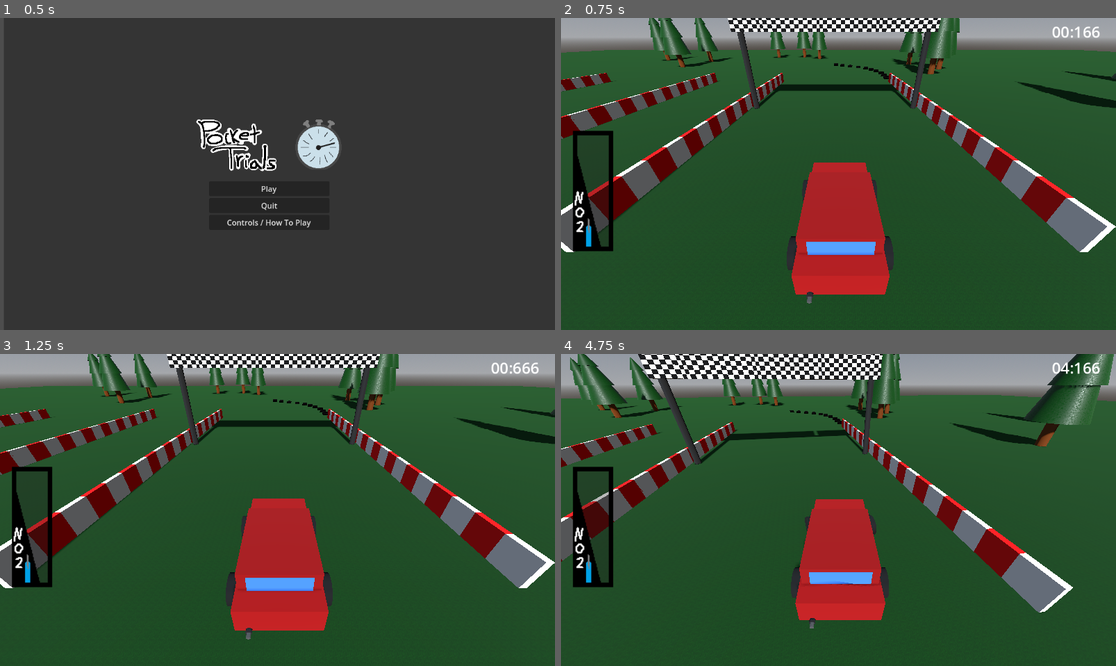
Above: before the commit, frames 1-4 (two rows, left to right).
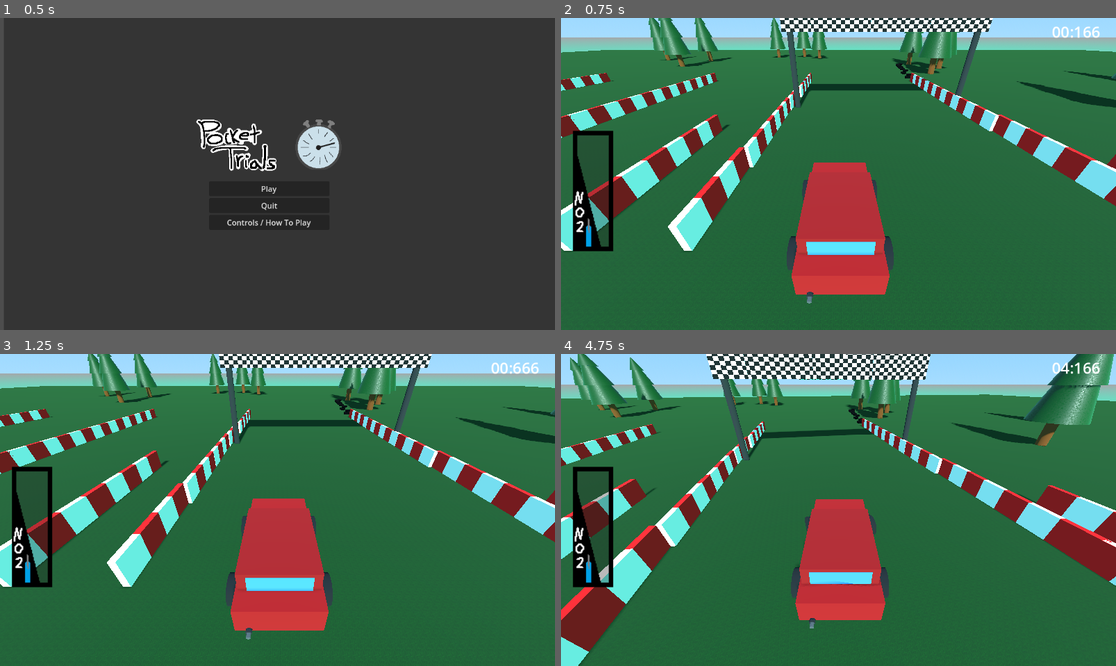
Above: after the commit, the same moments.

Repository: JohnMarkHarris843/PocketTrials
Game: Godot game, scene res://scenes/main_menu/main_menu.tscn
The game is run twice, just before and just after one commit, with the same random seed, the same clock (stepped at 60 frames per second) and the same inputs.
Inputs:
- Up to frame 1 (0.5 s): no input
- Up to frame 2 (0.75 s): click "Play" at 0.5 s
- Up to frame 3 (1.25 s): no input
- Up to frame 4 (4.75 s): hold D (right) 1.28-2.03 s; hold E (boost) 1.28-2.03 s; hold S (reverse) 2.03-2.78 s; tap Space (drift) at 2.1, 3.6 s; hold D (right) 2.78-3.53 s; hold E (boost) 2.78-3.53 s; hold W (forward) 3.53-4.28 s; hold A (left) from 4.28 s (still down); hold E (boost) from 4.28 s (still down)

Frame 1 is identical in both runs. In frame 2, 67% of the frame differs, in the area x 0-100%, y 0-100%; in frame 3, 67%; in frame 4, 69%.

Commit message:
recorded videos, sky changes, and checked out road builder script

Diff:
--- a/3d-game/scenes/game/game.tscn
+++ b/3d-game/scenes/game/game.tscn
@@ -34,6 +34,10 @@
 data = PackedVector3Array(50, 0, 50, -50, 0, 50, 50, 0, -50, -50, 0, 50, -50, 0, -50, 50, 0, -50)
 
 [sub_resource type="ProceduralSkyMaterial" id="ProceduralSkyMaterial_sul5r"]
+sky_top_color = Color(0.46666667, 0.7882353, 1, 1)
+sky_horizon_color = Color(0.6509804, 0.8666667, 1, 1)
+ground_bottom_color = Color(0.28710002, 0.99, 0.814275, 1)
+ground_curve = 0.024622926
 
 [sub_resource type="Sky" id="Sky_7h61r"]
 sky_material = SubResource("ProceduralSkyMaterial_sul5r")
@@ -48,7 +52,7 @@
 [sub_resource type="Curve3D" id="Curve3D_2a8rs"]
 closed = true
 _data = {
-"points": PackedVector3Array(0, 0, 0, 0, 0, 0, 0.024085581, 0.084278464, -0.8580013, 0, 0, 0, 0, 0, 0, -0.093044996, -0.08547592, -29.374474, 0, 0, 0, 0, 0, 0, 36.655388, -0.07441485, -30.392956, 0, 0, 0, 0, 0, 0, 37.419582, -0.06073703, 18.821753, 0, 0, 0, 0, 0, 0, -0.33509254, -0.024077058, 21.12075),
+"points": PackedVector3Array(0, 0, 0, 0, 0, 0, 0.024085581, 0.084278464, -0.8580013, 0, 0, 0, 0, 0, 0, -0.093044996, 0.2293737, -29.374474, 0, 0, 0, 0, 0, 0, 36.655388, 0.03929782, -30.392956, 0, 0, 0, 0, 0, 0, 37.419582, -0.30922973, 18.821753, 0, 0, 0, 0, 0, 0, -0.33509254, 0.3371011, 21.12075),
 "tilts": PackedFloat32Array(0, 0, 0, 0, 0)
 }
 point_count = 5
@@ -65,7 +69,7 @@
 [node name="Floor" type="StaticBody3D" parent="."]
 
 [node name="MeshInstance3D" type="MeshInstance3D" parent="Floor"]
-transform = Transform3D(1, 0, 0, 0, 1, 0, 0, 0, 1, -0.318, 0, 0.104)
+transform = Transform3D(1, 0, 0, 0, 1, 0, 0, 0, 1, -0.453375, 0.02685833, 0.106681734)
 material_override = SubResource("StandardMaterial3D_klmno")
 mesh = SubResource("PlaneMesh_c1y5s")
 
@@ -95,7 +99,7 @@
 [node name="Node3D" parent="walls/segment" instance=ExtResource("4_kelw5")]
 
 [node name="Node3D2" parent="walls/segment" instance=ExtResource("4_kelw5")]
-transform = Transform3D(1, 0, 0, 0, 1, 0, 0, 0, 1, 6.5, 0, 0)
+transform = Transform3D(1, 0, 0, 0, 1, 0, 0, 0, 1, 8.976915, 0, 0)
 
 [node name="segment2" type="Node3D" parent="walls"]
 transform = Transform3D(1, 0, 0, 0, 1, 0, 0, 0, 1, 0, 0, -1.9944553)
@@ -103,54 +107,60 @@
 [node name="Node3D" parent="walls/segment2" instance=ExtResource("4_kelw5")]
 
 [node name="Node3D2" parent="walls/segment2" instance=ExtResource("4_kelw5")]
-transform = Transform3D(1, 0, 0, 0, 1, 0, 0, 0, 1, 6.5, 0, 0)
+transform = Transform3D(1, 0, 0, 0, 1, 0, 0, 0, 1, 7.861886, 0, 3.3328218)
 
 [node name="segment3" type="Node3D" parent="walls"]
 transform = Transform3D(1, 0, 0, 0, 1, 0, 0, 0, 1, 0, 0, -3.9473715)
 
 [node name="Node3D" parent="walls/segment3" instance=ExtResource("4_kelw5")]
+transform = Transform3D(1, 0, 0, 0, 1, 0, 0, 0, 1, 1.5881791, 0, 0)
 
 [node name="Node3D2" parent="walls/segment3" instance=ExtResource("4_kelw5")]
-transform = Transform3D(1, 0, 0, 0, 1, 0, 0, 0, 1, 6.5, 0, 0)
+transform = Transform3D(1, 0, 0, 0, 1, 0, 0, 0, 1, 7.7660217, 0, 0)
 
 [node name="segment4" type="Node3D" parent="walls"]
 transform = Transform3D(1, 0, 0, 0, 1, 0, 0, 0, 1, 0, 0, -5.941827)
 
 [node name="Node3D" parent="walls/segment4" instance=ExtResource("4_kelw5")]
+transform = Transform3D(1, 0, 0, 0, 1, 0, 0, 0, 1, 1.6207919, 0, 0)
 
 [node name="Node3D2" parent="walls/segment4" instance=ExtResource("4_kelw5")]
-transform = Transform3D(1, 0, 0, 0, 1, 0, 0, 0, 1, 6.5, 0, 0)
+transform = Transform3D(1, 0, 0, 0, 1, 0, 0, 0, 1, 7.7594113, 0, 0)
 
 [node name="segment5" type="Node3D" parent="walls"]
 transform = Transform3D(1, 0, 0, 0, 1, 0, 0, 0, 1, 0, 0, -7.910289)
 
 [node name="Node3D" parent="walls/segment5" instance=ExtResource("4_kelw5")]
+transform = Transform3D(1, 0, 0, 0, 1, 0, 0, 0, 1, 1.7086787, 0, 0)
 
 [node name="Node3D2" parent="walls/segment5" instance=ExtResource("4_kelw5")]
-transform = Transform3D(1, 0, 0, 0, 1, 0, 0, 0, 1, 6.5, 0, 0)
+transform = Transform3D(1, 0, 0, 0, 1, 0, 0, 0, 1, 7.7744246, 0, 0)
 
 [node name="segment6" type="Node3D" parent="walls"]
 transform = Transform3D(1, 0, 0, 0, 1, 0, 0, 0, 1, 0, 0, -9.904744)
 
 [node name="Node3D" parent="walls/segment6" instance=ExtResource("4_kelw5")]
+transform = Transform3D(1, 0, 0, 0, 1, 0, 0, 0, 1, 1.7195663, 0, 0)
 
 [node name="Node3D2" parent="walls/segment6" instance=ExtResource("4_kelw5")]
-transform = Transform3D(1, 0, 0, 0, 1, 0, 0, 0, 1, 6.5, 0, 0)
+transform = Transform3D(1, 0, 0, 0, 1, 0, 0, 0, 1, 7.8048854, 0, 0)
 
 [node name="segment7" type="Node3D" parent="walls"]
 
 [node name="Node3D" parent="walls/segment7" instance=ExtResource("4_kelw5")]
+transform = Transform3D(1, 0, 0, 0, 1, 0, 0, 0, 1, 1.5064726, 0, 0)
 
 [node name="Node3D2" parent="walls/segment7" instance=ExtResource("4_kelw5")]
-transform = Transform3D(1, 0, 0, 0, 1, 0, 0, 0, 1, 6.5, 0, 0)
+transform = Transform3D(1, 0, 0, 0, 1, 0, 0, 0, 1, 7.8668833, 0, 0)
 
 [node name="segment8" type="Node3D" parent="walls"]
 transform = Transform3D(1, 0, 0, 0, 1, 0, 0, 0, 1, 0, 0, -1.9944553)
 
 [node name="Node3D" parent="walls/segment8" instance=ExtResource("4_kelw5")]
+transform = Transform3D(1, 0, 0, 0, 1, 0, 0, 0, 1, 1.5830679, 0, 0)
 
 [node name="Node3D2" parent="walls/segment8" instance=ExtResource("4_kelw5")]
-transform = Transform3D(1, 0, 0, 0, 1, 0, 0, 0, 1, 6.5, 0, 0)
+transform = Transform3D(1, 0, 0, 0, 1, 0, 0, 0, 1, 7.865765, 0, 0)
 
 [node name="segment9" type="Node3D" parent="walls"]
 transform = Transform3D(1, 0, 0, 0, 1, 0, 0, 0, 1, -10.56456, 0, 0)
@@ -247,9 +257,11 @@
 [node name="Track" type="Node3D" parent="."]
 
 [node name="CenterPath" type="Path3D" parent="Track"]
+visible = false
 curve = SubResource("Curve3D_2a8rs")
 
 [node name="Roadbuilder" type="Node3D" parent="."]
+visible = false
 script = ExtResource("10_4j704")
 path_node = NodePath("../Track/CenterPath")
 
@@ -296,13 +308,13 @@
 transform = Transform3D(2, 0, 0, 0, 2, 0, 0, 0, 2, -7.515253, 2.3557858, 20.815952)
 
 [node name="Tree14" parent="trees" instance=ExtResource("2_7h61r")]
-transform = Transform3D(1.7402986, 0, 0.9855762, 0, 2, 0, -0.9855762, 0, 1.7402986, 6.7467012, 2.3557858, 19.500557)
+transform = Transform3D(1.7402986, 0, 0.9855762, 0, 2, 0, -0.9855762, 0, 1.7402986, 6.7467012, 2.3557858, 15.248264)
 
 [node name="Tree15" parent="trees" instance=ExtResource("2_7h61r")]
-transform = Transform3D(1.7402986, 0, 0.9855762, 0, 2, 0, -0.9855762, 0, 1.7402986, 12.426134, 2.3557858, 19.320255)
+transform = Transform3D(1.7402986, 0, 0.9855762, 0, 2, 0, -0.9855762, 0, 1.7402986, 12.426134, 2.3557858, 14.918671)
 
 [node name="Tree16" parent="trees" instance=ExtResource("2_7h61r")]
-transform = Transform3D(1.7402986, 0, 0.9855762, 0, 2, 0, -0.9855762, 0, 1.7402986, 9.486268, 2.3557858, 20.985178)
+transform = Transform3D(1.7402986, 0, 0.9855762, 0, 2, 0, -0.9855762, 0, 1.7402986, 9.486268, 2.3557858, 24.590717)
 
 [node name="Tree17" parent="trees" instance=ExtResource("2_7h61r")]
 transform = Transform3D(-1.9505767, 0, -0.44187146, 0, 2, 0, 0.44187146, 0, -1.9505767, -3.8665035, 2.3557858, -27.908236)
@@ -332,7 +344,7 @@
 transform = Transform3D(-0.9354937, 0, 1.9474653, 0, 2.422399, 0, -2.0206096, 0, -0.90162957, 7.0781612, 2.6596484, -17.622444)
 
 [node name="Node3D" parent="." instance=ExtResource("11_5jirj")]
-transform = Transform3D(-4.371139e-08, 0, 1, 0, 1, 0, -1, 0, -4.371139e-08, -4.6018214, 1.3275683, -6.106694)
+transform = Transform3D(-4.371139e-08, 0, 1, 0, 1, 0, -1, 0, -4.371139e-08, -3.0175076, 1.3275683, -6.106694)
 
 [node name="MultiMeshInstance3D" type="MultiMeshInstance3D" parent="."]
 multimesh = SubResource("MultiMesh_kp23o")
@@ -341,31 +353,31 @@
 transform = Transform3D(1, 0, 0, 0, 1, 0, 0, 0, 1, 0.31641436, 0, -2.6056805)
 
 [node name="tireStack" parent="tires" instance=ExtResource("3_0sr1o")]
-transform = Transform3D(0.15, 0, 0, 0, 0.15, 0, 0, 0, 0.15, 1.3709702, -0.015456945, -10.223913)
+transform = Transform3D(0.15, 0, 0, 0, 0.15, 0, 0, 0, 0.15, 2.7916362, -0.015456945, -10.223913)
 
 [node name="tireStack2" parent="tires" instance=ExtResource("3_0sr1o")]
-transform = Transform3D(0.15, 0, 0, 0, 0.15, 0, 0, 0, 0.15, 1.3709702, -0.015456945, -11.166997)
+transform = Transform3D(0.15, 0, 0, 0, 0.15, 0, 0, 0, 0.15, 3.1409068, -0.015456945, -11.166997)
 
 [node name="tireStack3" parent="tires" instance=ExtResource("3_0sr1o")]
-transform = Transform3D(0.15, 0, 0, 0, 0.15, 0, 0, 0, 0.15, 1.3709702, -0.015456945, -12.192286)
+transform = Transform3D(0.15, 0, 0, 0, 0.15, 0, 0, 0, 0.15, 3.0201044, -0.015456945, -12.192286)
 
 [node name="tireStack4" parent="tires" instance=ExtResource("3_0sr1o")]
-transform = Transform3D(0.14050816, 0, 0.052511487, 0, 0.14999999, 0, -0.052511487, 0, 0.14050816, 1.1637349, -0.015456945, -13.31355)
+transform = Transform3D(0.14050816, 0, 0.052511487, 0, 0.14999999, 0, -0.052511487, 0, 0.14050816, 3.463943, -0.015456945, -13.31355)
 
 [node name="tireStack5" parent="tires" instance=ExtResource("3_0sr1o")]
-transform = Transform3D(0.14050816, 0, 0.052511487, 0, 0.14999999, 0, -0.052511487, 0, 0.14050816, 0.8632531, -0.015456945, -14.117567)
+transform = Transform3D(0.14050816, 0, 0.052511487, 0, 0.14999999, 0, -0.052511487, 0, 0.14050816, 3.4269662, -0.015456945, -14.117567)
 
 [node name="tireStack6" parent="tires" instance=ExtResource("3_0sr1o")]
-transform = Transform3D(0.14050816, 0, 0.052511487, 0, 0.14999999, 0, -0.052511487, 0, 0.14050816, 0.5459802, -0.015456945, -14.966515)
+transform = Transform3D(0.14050816, 0, 0.052511487, 0, 0.14999999, 0, -0.052511487, 0, 0.14050816, 3.5098956, -0.015456945, -14.966515)
 
 [node name="tireStack7" parent="tires" instance=ExtResource("3_0sr1o")]
-transform = Transform3D(0.10528192, 0, 0.106844336, 0, 0.14999998, 0, -0.106844336, 0, 0.10528192, -0.047474742, -0.015456945, -15.681225)
+transform = Transform3D(0.10528192, 0, 0.106844336, 0, 0.14999998, 0, -0.106844336, 0, 0.10528192, 3.6500359, -0.015456945, -15.681225)
 
 [node name="tireStack8" parent="tires" instance=ExtResource("3_0sr1o")]
-transform = Transform3D(0.10528192, 0, 0.106844336, 0, 0.14999998, 0, -0.106844336, 0, 0.10528192, -0.71442056, -0.015456945, -16.338417)
+transform = Transform3D(0.10528192, 0, 0.106844336, 0, 0.14999998, 0, -0.106844336, 0, 0.10528192, 3.6856751, -0.015456945, -16.338417)
 
 [node name="tireStack9" parent="tires" instance=ExtResource("3_0sr1o")]
-transform = Transform3D(0.10528192, 0, 0.106844336, 0, 0.14999998, 0, -0.106844336, 0, 0.10528192, -1.3953359, -0.015456945, -17.009377)
+transform = Transform3D(0.10528192, 0, 0.106844336, 0, 0.14999998, 0, -0.106844336, 0, 0.10528192, 3.747436, -0.015456945, -17.009377)
 
 [node name="tireStack10" parent="tires" instance=ExtResource("3_0sr1o")]
-transform = Transform3D(0.10528192, 0, 0.106844336, 0, 0.14999998, 0, -0.106844336, 0, 0.10528192, -2.0334067, -0.015456945, -17.638117)
+transform = Transform3D(0.10528192, 0, 0.106844336, 0, 0.14999998, 0, -0.106844336, 0, 0.10528192, 4.151557, -0.015456945, -17.638117)
--- a/3d-game/scenes/game/game_desert.tscn
+++ b/3d-game/scenes/game/game_desert.tscn
@@ -84,7 +84,16 @@
 [node name="Cactus" parent="." instance=ExtResource("5_3amc3")]
 transform = Transform3D(0.67887765, 0, 0.7342514, 0, 1, 0, -0.7342514, 0, 0.67887765, 1.9940143, 1.2196199, -9)
 
+[node name="Cactus" parent="Cactus" instance=ExtResource("5_3amc3")]
+transform = Transform3D(0.67887765, 0, 0.73425144, 0, 1, 0, -0.73425144, 0, 0.67887765, -5.9082527, 1.2196199, -1.693685)
+
+[node name="Cactus2" parent="Cactus" instance=ExtResource("5_3amc3")]
+transform = Transform3D(0.67887765, 0, 0.7342514, 0, 1, 0, -0.7342514, 0, 0.67887765, 1.9940143, 1.2196199, -9)
+
+[node name="Cactus" parent="Cactus/Cactus2" instance=ExtResource("5_3amc3")]
+transform = Transform3D(0.67887765, 0, 0.7342515, 0, 1, 0, -0.7342515, 0, 0.67887765, -5.908251, -0.65070605, -1.6936847)
+
 [node name="Cactus2" parent="." instance=ExtResource("5_3amc3")]
-transform = Transform3D(1, 0, 0, 0, 1, 0, 0, 0, 1, 5, 0.38621092, -10)
+transform = Transform3D(1, 0, 0, 0, 1, 0, 0, 0, 1, 6.5707192, 0.38621092, -9.225963)
 
 [node name="TimerUI" parent="." instance=ExtResource("6_c7d2s")]
